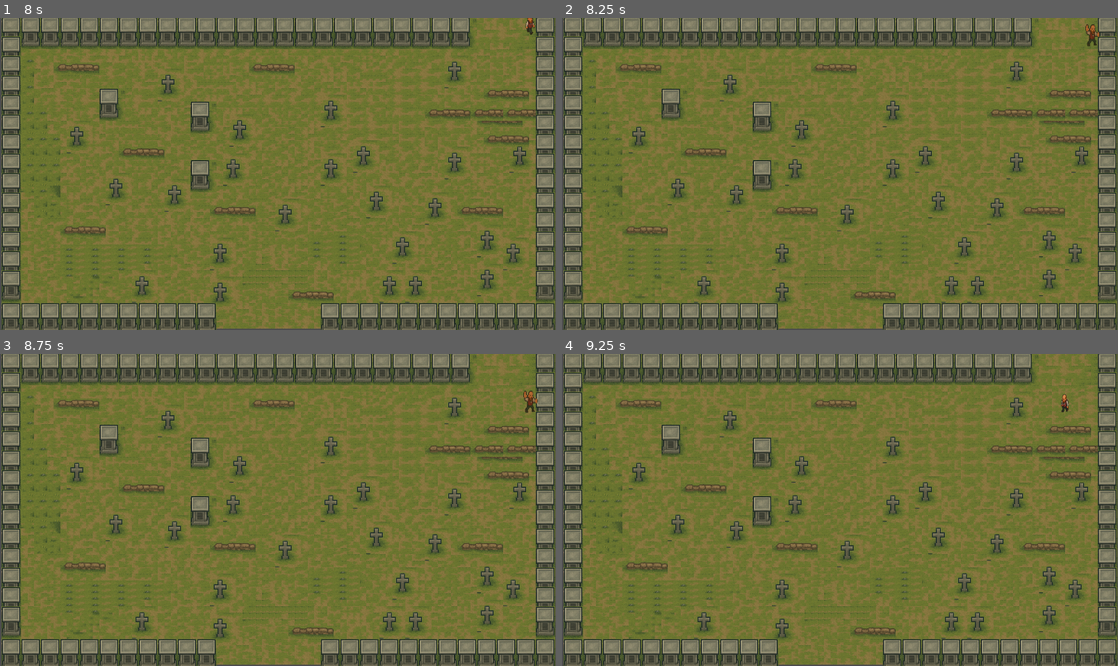
Above: before the commit, frames 1-4 (two rows, left to right).
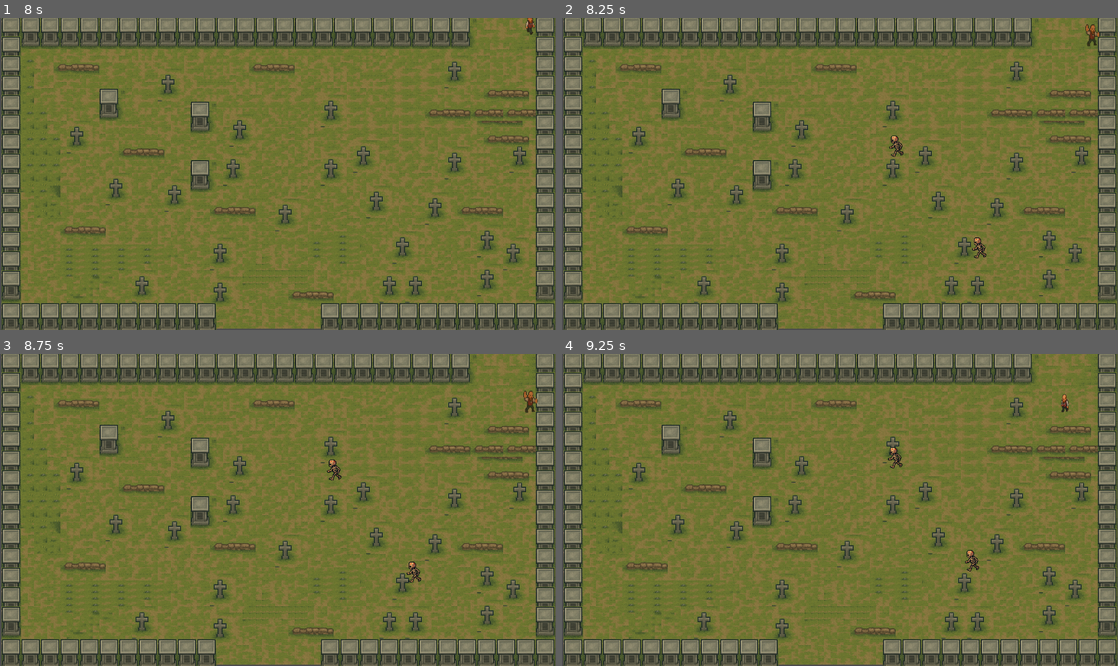
Above: after the commit, the same moments.

Repository: lusgaoliveira/sunchaser
Game: Godot game, scene res://phases/phase_1/phase_1.tscn
Same seed, same stepped clock (60 frames per second), same inputs: the game is played once before the commit and once after it.
Inputs:
- Up to frame 1 (8 s): tap Enter (ui_accept) at 0.5, 0.77, 1.25, 1.52, 2, 2.75, 3.02, 3.5, 3.77, 4.52, 5, 6.02, 6.77, 7.52 s; hold Right (ui_right) 0.53-1.28 s; hold X (attack1) 0.53-1.28 s; hold Down (ui_down) 1.28-2.03 s; tap X (attack1) every 1.5 s from 1.35 to 7.35 s; hold Right (ui_right) 2.03-2.78 s; hold X (attack1) 2.03-2.78 s; hold Up (ui_up) 2.78-3.53 s; hold X (attack1) 3.53-4.28 s; hold Left (ui_left) 3.53-5.03 s; hold Down (ui_down) 5.03-5.78 s; hold X (attack1) 5.03-5.78 s; hold Right (ui_right) 5.78-6.53 s; hold Up (ui_up) 6.53-7.28 s; hold X (attack1) 6.53-7.28 s; hold Right (ui_right) from 7.28 s (still down)
- Up to frame 2 (8.25 s): release Right (ui_right) at 8.03 s; hold Down (ui_down) from 8.03 s (still down); hold X (attack1) from 8.03 s (still down)
- Up to frame 3 (8.75 s): keep holding Down (ui_down); keep holding X (attack1)
- Up to frame 4 (9.25 s): release Down (ui_down) at 8.78 s; release X (attack1) at 8.78 s; hold Left (ui_left) from 8.78 s (still down); tap X (attack1) at 8.85 s; tap Enter (ui_accept) at 9.02 s

Frame 1 is identical in both runs. In frame 2, 0.2% of the frame differs, in the area x 58-77%, y 37-78%; in frame 3, 0.2%, in the area x 58-76%, y 33-74%; in frame 4, 0.2%.

Commit message:
feat: add changes and new meacnhcis

Diff:
--- a/characters/demon/demon.tscn
+++ b/characters/demon/demon.tscn
@@ -279,4 +279,5 @@
 shape = SubResource("CapsuleShape2D_racfh")
 
 [node name="AnimatedSprite2D" type="AnimatedSprite2D" parent="."]
+position = Vector2(305, 102)
 sprite_frames = SubResource("SpriteFrames_ruift")
--- a/characters/player/player.gd
+++ b/characters/player/player.gd
@@ -5,8 +5,12 @@
 const SPEED = 150.0
 
 var last_direction := ""
+var health := 100
 
-func _physics_process(delta: float) -> void:
+func _ready() -> void:
+	add_to_group("player")
+
+func _physics_process(_delta) -> void:
 	var input_vector := Vector2(
 		Input.get_action_strength("ui_right") - Input.get_action_strength("ui_left"),
 		Input.get_action_strength("ui_down") - Input.get_action_strength("ui_up"),
@@ -51,3 +55,13 @@
 		_:
 			animation.animation = "attack2"
 	animation.play()
+
+
+func take_damage(amount: int) -> void:
+	health -= amount
+	print("Player tomou dano! Vida atual: %d" % health)
+	if health <= 0:
+		die()
+
+func die() -> void:
+	queue_free()
--- /dev/null
+++ b/characters/skull/skull.gd
@@ -0,0 +1,54 @@
+extends CharacterBody2D
+
+@export var velocidade := 60
+@onready var animation := $AnimatedSprite2D
+
+var max_life := 30
+var current_life := 30
+var player: Node2D = null
+
+func _ready():
+	add_to_group("skulls")
+	await get_tree().process_frame
+	_set_player()
+
+
+
+func _set_player():
+	var players = get_tree().get_nodes_in_group("player")
+	print("Tentando achar player, achou:", players.size())
+	for p in players:
+		print("Player encontrado:", p.name, p.global_position)
+
+	if players.size() > 0:
+		player = players[0]
+	else:
+		print("Nenhum player encontrado. Tentando de novo em breve.")
+		call_deferred("_set_player")
+
+
+func _physics_process(_delta) -> void:
+	if player and is_instance_valid(player):
+		var direcao := player.global_position - global_position
+		var distancia := direcao.length()
+
+		if distancia > 10:
+			velocity = direcao.normalized() * velocidade
+		else:
+			velocity = Vector2.ZERO
+
+		move_and_slide()
+
+
+
+func _on_area_2d_body_entered(body):
+	if body.is_in_group("player"):
+		body.take_damage(10)  # Cria no player essa função
+
+func take_damage(value: int) -> void:
+	current_life -= value
+	if current_life <= 0:
+		die()
+
+func die():
+	queue_free()
--- a/characters/skull/skull.tscn
+++ b/characters/skull/skull.tscn
@@ -1,6 +1,7 @@
-[gd_scene load_steps=53 format=3 uid="uid://b8bwcjpxhmt65"]
+[gd_scene load_steps=55 format=3 uid="uid://b8bwcjpxhmt65"]
 
 [ext_resource type="Texture2D" uid="uid://gohrmff4ea34" path="res://sprites/characters/skull/e1s.png" id="1_2igwj"]
+[ext_resource type="Script" uid="uid://c8lf3ui5hprgx" path="res://characters/skull/skull.gd" id="1_usud0"]
 [ext_resource type="Texture2D" uid="uid://dptukqroeked2" path="res://sprites/characters/skull/e3s.png" id="2_usud0"]
 [ext_resource type="Texture2D" uid="uid://dw5jph3vxy2lp" path="res://sprites/characters/skull/ewalk3s.png" id="3_dalb3"]
 [ext_resource type="Texture2D" uid="uid://cjb2rp28ie342" path="res://sprites/characters/skull/e2s.png" id="4_n8okg"]
@@ -9,6 +10,8 @@
 [ext_resource type="Texture2D" uid="uid://kberbetsh62s" path="res://sprites/characters/skull/ewalk2s.png" id="7_fjm45"]
 [ext_resource type="Texture2D" uid="uid://cylcqtkpwtisi" path="res://sprites/characters/skull/ewalk4s.png" id="8_nklwu"]
 
+[sub_resource type="CapsuleShape2D" id="CapsuleShape2D_usud0"]
+
 [sub_resource type="AtlasTexture" id="AtlasTexture_cissy"]
 atlas = ExtResource("1_2igwj")
 region = Rect2(332, 0, 166, 250)
@@ -391,10 +394,15 @@
 }]
 
 [node name="CharacterBody2D" type="CharacterBody2D"]
+script = ExtResource("1_usud0")
+velocidade = null
 
 [node name="CollisionShape2D" type="CollisionShape2D" parent="."]
+position = Vector2(210, 72)
+shape = SubResource("CapsuleShape2D_usud0")
 
 [node name="AnimatedSprite2D" type="AnimatedSprite2D" parent="."]
+position = Vector2(204, 60)
 scale = Vector2(0.28, 0.28)
 sprite_frames = SubResource("SpriteFrames_ercmr")
 animation = &"right"
--- a/phases/phase_1/dialogue_1.gd
+++ b/phases/phase_1/dialogue_1.gd
@@ -17,7 +17,7 @@
 func _ready() -> void:
 	_initialize_dialog()
 
-func _process(delta: float) -> void:
+func _process(_delta) -> void:
 	if Input.is_action_pressed("ui_accept") and _dialog.visible_characters < 1:
 		_step = 0.01
 		return
--- a/phases/phase_1/phase_1.gd
+++ b/phases/phase_1/phase_1.gd
@@ -2,6 +2,7 @@
 class_name PhaseOne
 
 const _DIALOG_SCREEN: PackedScene = preload("res://phases/phase_1/dialogue1.tscn")
+const SKULL_SCENE: PackedScene = preload("res://characters/skull/skull.tscn")  # troque aqui para o caminho do seu Skull.tscn
 
 var _dialog_data: Dictionary = {
 	0: {
@@ -56,8 +57,37 @@
 
 @export_category("Objects")
 @export var _hud: CanvasLayer = null
+@export var skulls_parent: Node2D = null
+
+const MAX_SKULLS := 35
+var skulls_per_batch := 3
+var spawn_interval := 8.0
+
+var skulls_to_spawn := MAX_SKULLS
+var timer_spawn := Timer.new()
 
 func _ready() -> void:
 	var dialog_screen: DialogScreen = _DIALOG_SCREEN.instantiate()
 	dialog_screen.data = _dialog_data
 	_hud.add_child(dialog_screen)
+
+	add_child(timer_spawn)
+	timer_spawn.wait_time = spawn_interval
+	timer_spawn.connect("timeout", Callable(self, "_on_timer_spawn_timeout"))
+	timer_spawn.start()
+
+func _on_timer_spawn_timeout() -> void:
+	if skulls_to_spawn <= 0:
+		timer_spawn.stop()
+		return
+
+	var batch_count = min(skulls_per_batch, skulls_to_spawn)
+	for i in range(batch_count):
+		var skull_instance = SKULL_SCENE.instantiate()
+		skull_instance.position = Vector2(
+			randf_range(0, 700),
+			randf_range(0, 700)
+		)
+
+		skulls_parent.add_child(skull_instance)
+		skulls_to_spawn -= 1
--- a/phases/phase_1/phase_1.tscn
+++ b/phases/phase_1/phase_1.tscn
@@ -1,12 +1,15 @@
-[gd_scene load_steps=4 format=3 uid="uid://gg58bcvo0xff"]
+[gd_scene load_steps=5 format=3 uid="uid://gg58bcvo0xff"]
 
 [ext_resource type="PackedScene" uid="uid://dyfjiinq6dhm3" path="res://sprites/background/phase_1_background.tscn" id="1_8bjbs"]
 [ext_resource type="Script" uid="uid://dn1brp1i3j1x" path="res://phases/phase_1/phase_1.gd" id="1_hmrey"]
 [ext_resource type="PackedScene" uid="uid://2hx2pketj4tr" path="res://characters/player/player.tscn" id="3_m7xbk"]
 
-[node name="PhaseOne" type="Node2D" node_paths=PackedStringArray("_hud")]
+[sub_resource type="AudioStreamMP3" id="AudioStreamMP3_8bjbs"]
+
+[node name="PhaseOne" type="Node2D" node_paths=PackedStringArray("_hud", "skulls_parent")]
 script = ExtResource("1_hmrey")
 _hud = NodePath("HUD")
+skulls_parent = NodePath("SkullsParent")
 
 [node name="HUD" type="CanvasLayer" parent="."]
 
@@ -15,3 +18,9 @@
 
 [node name="Player" parent="." instance=ExtResource("3_m7xbk")]
 position = Vector2(555, -228)
+
+[node name="AudioStreamPlayer2D" type="AudioStreamPlayer2D" parent="."]
+stream = SubResource("AudioStreamMP3_8bjbs")
+
+[node name="SkullsParent" type="Node2D" parent="."]
+position = Vector2(580, 250)
Not shown, added: characters/skull/skull.gd.uid
Not shown, added: assets/sounds/sound.mp4
